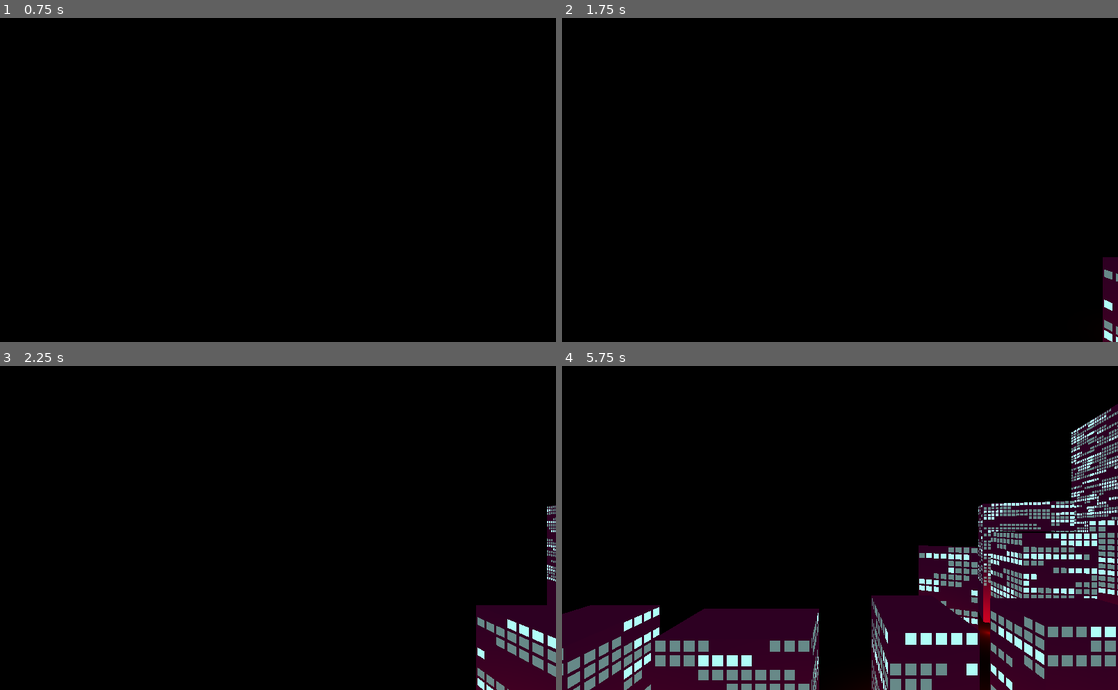
Above: before the commit, frames 1-4 (two rows, left to right).
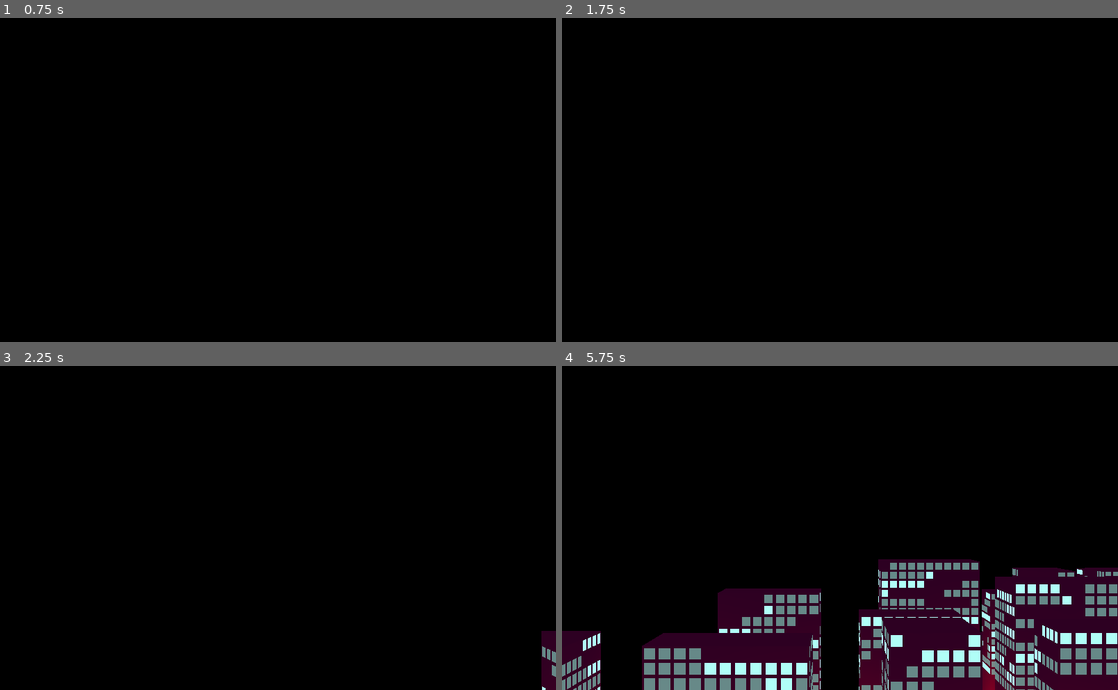
Above: after the commit, the same moments.

Repository: CluckeyMcCormick/ncg2
Game: Godot game, scene res://Main.tscn
Two runs of this game, one before a commit and one after it. Both use one fixed random seed, a clock stepped at 60 frames per second and the inputs below.
Inputs:
- Up to frame 1 (0.75 s): tap Enter at 0.5 s
- Up to frame 2 (1.75 s): tap Space at 1.25 s
- Up to frame 3 (2.25 s): no input
- Up to frame 4 (5.75 s): no input

Frame 1 is identical in both runs. In frame 2, 0.7% of the frame differs, in the area x 97-100%, y 73-100%; in frame 3, 3.9%; in frame 4, 24%, in the area x 0-100%, y 11-100%.

Commit message:
Experiment with the camera and density
I'm definitely no artist. Well, maybe I could be, BUT one thing I'm
definitely not is a Director of Photography, nor am I a
cinematographer. So I've really been struggling with how to ground the
camera to appropriately capture the scrolling of the city. I'm also
not interested in trying too hard to become those things. Right now,
anyway. I'm lazy and I like programming more.

My lack of inherent cinematographic talent combined with my inherent
cinematographic apathy meant that I wasn't really happy with how my
city was turning. It didn't feel... dense enough.

Of course, it didn't take to long for me to figure out that I could
solve that with the addition of more buildings. However, it was too
easy to see through the buildings to the bases that I was trying to
hide, so I decreased the FOV to flatten the city out. That gave a
really good impression of depth.

One of my current issues - the mesh I created to help me debug where
the buildings were going to spawn doesn't really work. It always shows
the hypotenuse length (which was predictable). I think I might have
even mentioned this in the last commit? I'm not sure. I really should
fix that...

Diff:
--- a/Main.tscn
+++ b/Main.tscn
@@ -3,16 +3,17 @@
 [ext_resource path="res://scrollers/SledLane.tscn" type="PackedScene" id=3]
 [ext_resource path="res://Main.gd" type="Script" id=4]
 
-[sub_resource type="PlaneMesh" id=3]
+[sub_resource type="PlaneMesh" id=1]
 size = Vector2( 20, 20 )
 
 [node name="Main" type="Spatial"]
 script = ExtResource( 4 )
 
 [node name="PrimaryCamera" type="Camera" parent="."]
-transform = Transform( 1, 0, 0, 0, 1, 0, 0, 0, 1, 0, 4.5, 3 )
+transform = Transform( 1, 0, 0, 0, 1, 0, 0, 0, 1, 0, 4.5, 8 )
 cull_mask = 3
 current = true
+fov = 25.0
 size = 3.0
 
 [node name="LaneOne" parent="." instance=ExtResource( 3 )]
@@ -26,30 +27,46 @@
 rotation_deviation = 0.0
 
 [node name="LaneTwo" parent="." instance=ExtResource( 3 )]
-transform = Transform( 1, 0, 0, 0, 1, 0, 0, 0, 1, 13, 0, -3 )
-width_min = 8
-width_max = 16
-depth_min = 8
-depth_max = 13
-base_height_min = 10
-base_height_max = 12
+transform = Transform( 1, 0, 0, 0, 1, 0, 0, 0, 1, 9.4, 0, -2.5 )
+width_max = 12
+depth_max = 10
+base_height_min = 8
+base_height_max = 13
 tower_height_min = 12
-tower_height_max = 24
-rotation_deviation = 15.0
+tower_height_max = 14
+rotation_deviation = 0.0
 
 [node name="LaneThree" parent="." instance=ExtResource( 3 )]
-transform = Transform( 1, 0, 0, 0, 1, 0, 0, 0, 1, 18, 0, -8.1 )
-width_min = 20
-width_max = 40
-depth_min = 8
-depth_max = 13
-base_height_min = 10
-base_height_max = 12
-tower_height_min = 20
-tower_height_max = 60
-rotation_deviation = 360.0
+transform = Transform( 1, 0, 0, 0, 1, 0, 0, 0, 1, 11.8, 0, -5.1 )
+width_max = 12
+depth_max = 10
+base_height_min = 8
+base_height_max = 13
+tower_height_min = 12
+tower_height_max = 14
+rotation_deviation = 0.0
+
+[node name="LaneFour" parent="." instance=ExtResource( 3 )]
+transform = Transform( 1, 0, 0, 0, 1, 0, 0, 0, 1, 14.2, 0, -7.8 )
+width_max = 12
+depth_max = 10
+base_height_min = 8
+base_height_max = 13
+tower_height_min = 12
+tower_height_max = 14
+rotation_deviation = 0.0
+
+[node name="LaneFive" parent="." instance=ExtResource( 3 )]
+transform = Transform( 1, 0, 0, 0, 1, 0, 0, 0, 1, 16.9, 0, -10.3 )
+width_max = 12
+depth_max = 10
+base_height_min = 8
+base_height_max = 13
+tower_height_min = 12
+tower_height_max = 14
+rotation_deviation = 0.0
 
 [node name="MeshInstance2" type="MeshInstance" parent="."]
 transform = Transform( 1, 0, 0, 0, 1, 0, 0, 0, 1, 0, -0.1, 0 )
-mesh = SubResource( 3 )
+mesh = SubResource( 1 )
 material/0 = null
